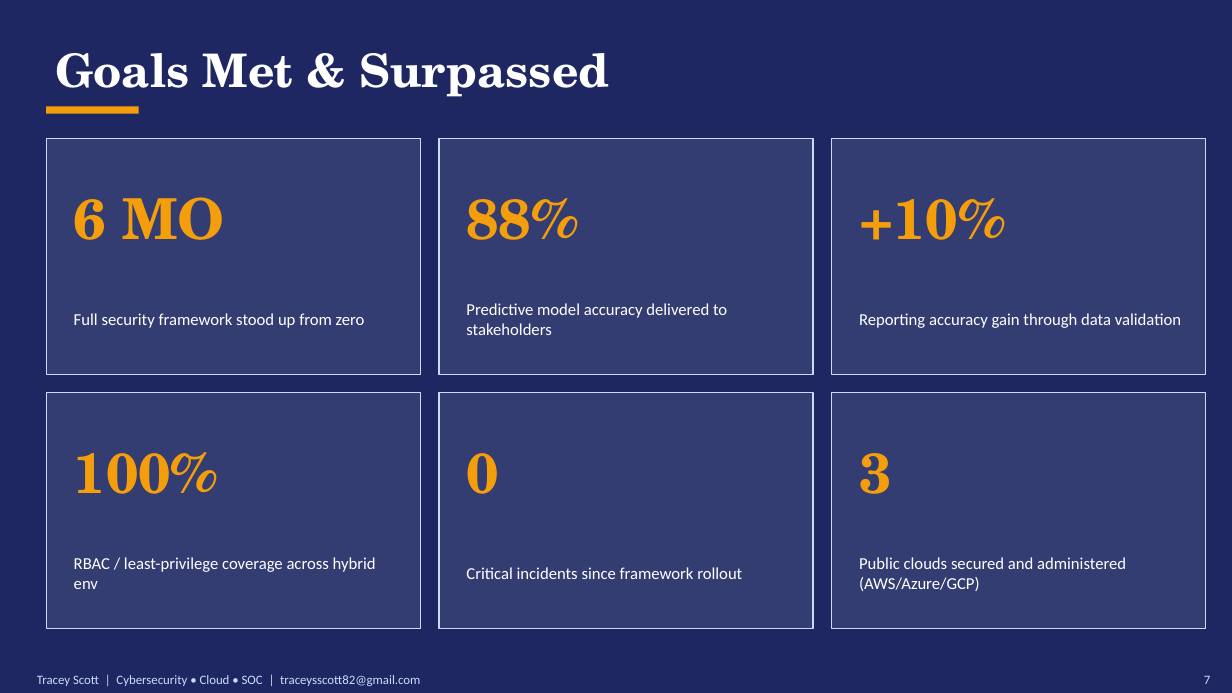
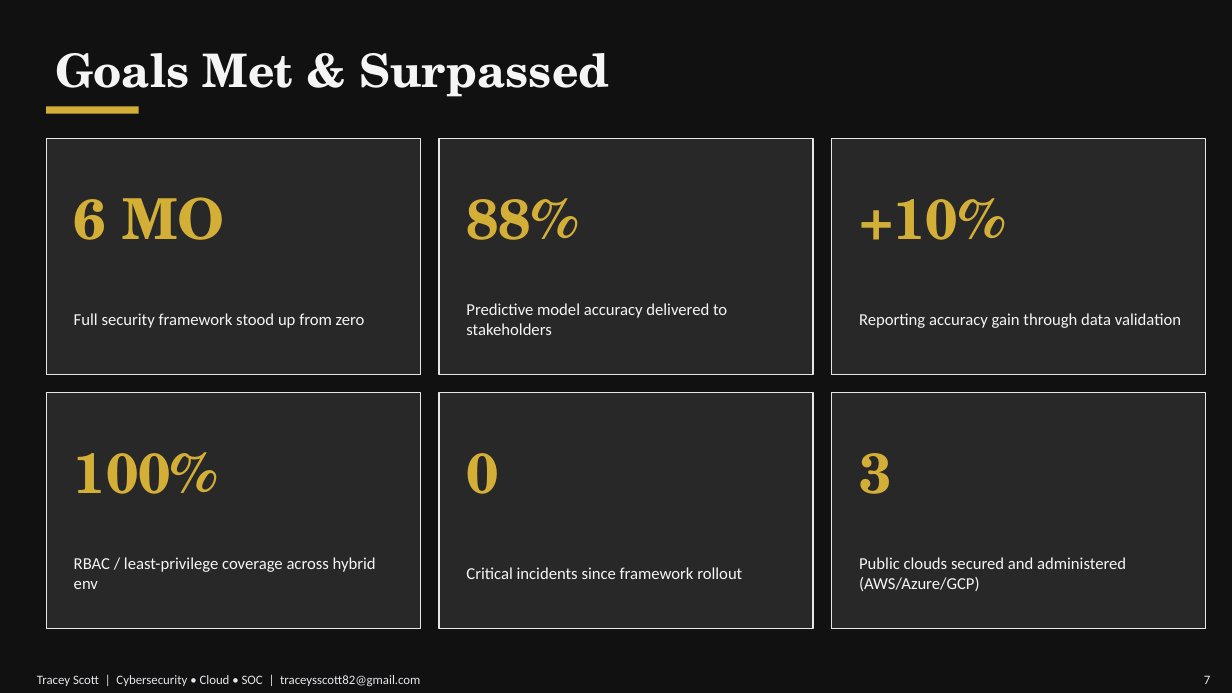
Before and after one commit to TraceyTheAnalyst/tracey-portfolio-deck, a slide deck: slide 7 of Tracey-Scott-Portfolio.pptx. Drawn at 1232x693 pixels with LibreOffice and Linux fonts; fonts in the diff are those of the drawing. Boxes give left, top, right and bottom in pixels: in the first picture for what was removed or moved away, otherwise in the second. Text is boxed around its words. In the diff, an @@ line names an element or a change of style, - is before the commit and + after.

```diff
--- a/Tracey-Scott-Portfolio.pptx
+++ b/Tracey-Scott-Portfolio.pptx
@@ background #1E2761 to #111111 @@
@@ rectangle at <box>46,106,139,114</box>: fill #F59E0B to #D4AF37 @@
@@ fill #FFFFFF at 10% opacity to #F5F5F5 at 10% opacity; outline #CADCFC 1 pt to #E5E7EB 1 pt in 6 elements at <box>46,139,421,374</box>, <box>439,139,813,374</box>, <box>832,139,1206,374</box>, <box>46,393,421,628</box>, <box>439,393,813,628</box>, <box>832,393,1206,628</box> @@
@@ text colour #F59E0B to #D4AF37 in 6 elements at <box>74,197,224,240</box>, <box>466,198,578,240</box>, <box>859,198,1005,240</box>, <box>74,452,218,494</box>, <box>466,453,498,494</box>, <box>859,453,891,494</box> @@
@@ text colour #FFFFFF to #F5F5F5 in 7 elements at <box>55,53,609,97</box>, <box>74,313,365,328</box>, <box>466,303,727,335</box>, <box>859,313,1181,328</box>, <box>74,557,376,589</box>, <box>466,567,742,579</box>, <box>859,557,1126,591</box> @@
@@ rectangle at <box>0,665,1229,693</box>: fill #1E2761 to #111111 @@
@@ text "Tracey Scott | Cybersecurity • ..." at <box>37,675,420,686</box>: text colour #CADCFC to #E5E7EB @@
@@ text "7" at <box>1204,675,1210,684</box>: text colour #CADCFC to #E5E7EB @@
```
Also in this commit, not shown: 7 other slides changed, 10 other files.
